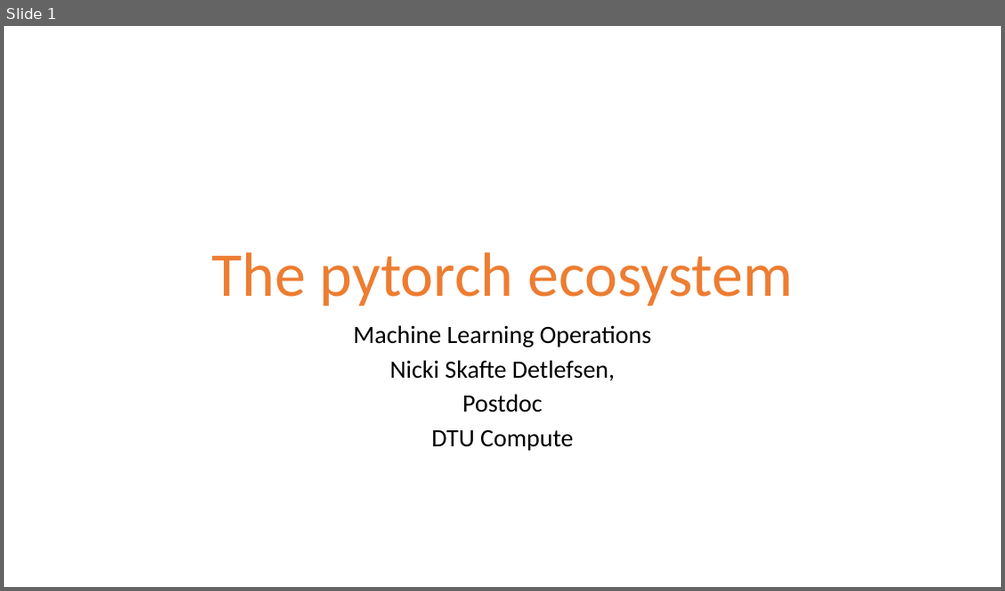
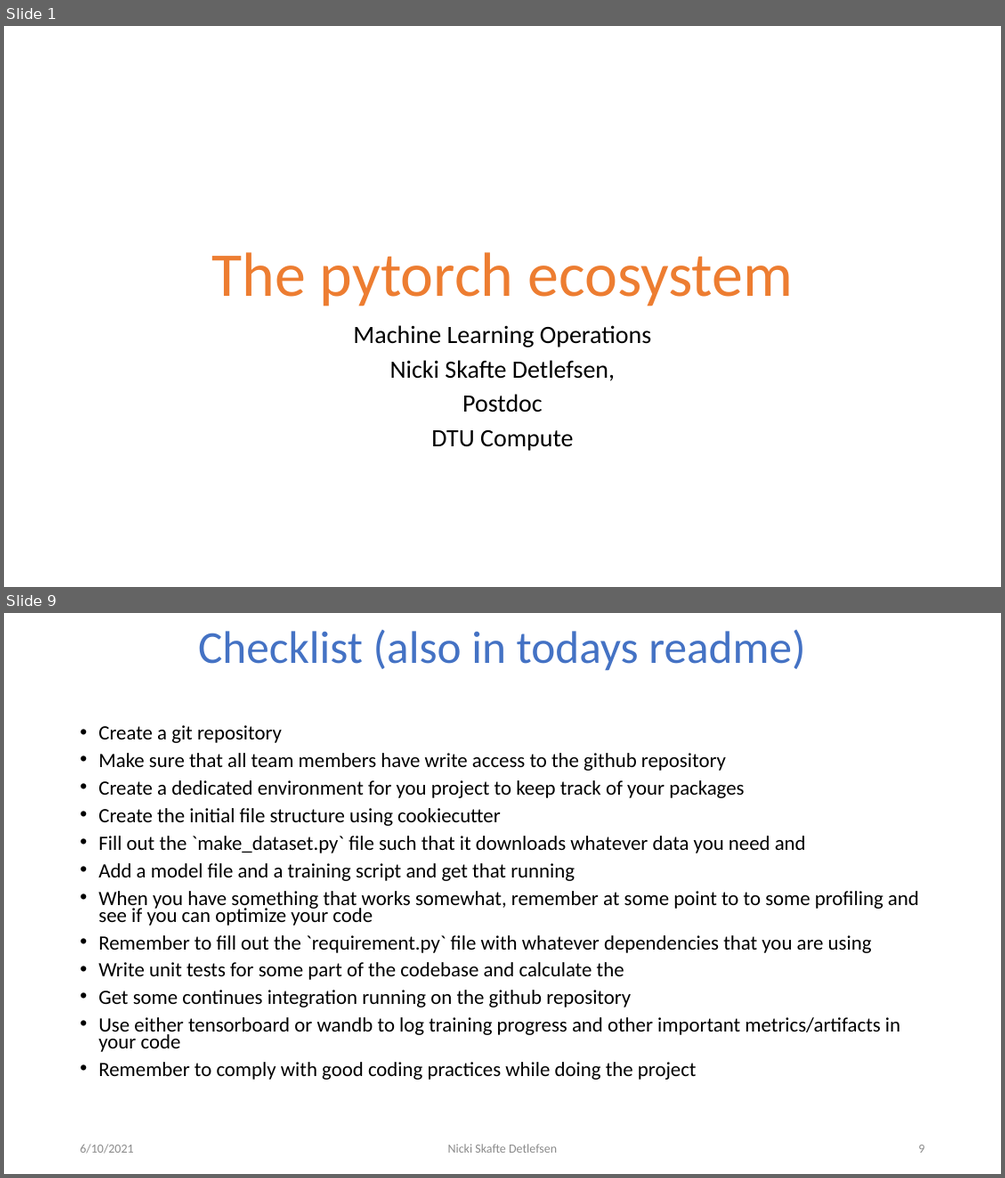
Before and after one commit to DeepEasterbunny/dtu_mlops, a slide deck: 05_project_overview/The_pytorch_ecosystem.pptx. Shown one above the other, each under a label of ours: slide 1 before the commit, slides 1 and 9 after it; the slides between them are not shown. The pictures are 1005x591 and 1005x1178 pixels, drawn with LibreOffice and Linux fonts; fonts in the diff are those of the drawing; background and template pictures are left out. Boxes give left, top, right and bottom in pixels: in the first picture for what was removed or moved away, otherwise in the second. Text is boxed around its words. In the diff, an @@ line names an element or a change of style, - is before the commit and + after.

```diff
--- a/05_project_overview/The_pytorch_ecosystem.pptx
+++ b/05_project_overview/The_pytorch_ecosystem.pptx
@@ slide 9 added at box(4, 613, 1001, 1174), background #FFFFFF @@
@@ title added at box(198, 630, 805, 671), 44 pt, text #4472C4 @@
+Checklist (also in todays readme)
@@ text added at box(98, 725, 919, 1079), 19.6 pt, text #000000 @@
+• Create a git repository
+• Make sure that all team members have write access to the github repository
+• Create a dedicated environment for you project to keep track of your packages
+• Create the initial file structure using cookiecutter
+• Fill out the `make_dataset.py` file such that it downloads whatever data you need and
+• Add a model file and a training script and get that running
+• When you have something that works somewhat, remember at some point to to some profiling and see if you can optimize your code
+• Remember to fill out the `requirement.py` file with whatever dependencies that you are using
+• Write unit tests for some part of the codebase and calculate the
+• Get some continues integration running on the github repository
+• Use either tensorboard or wandb to log training progress and other important metrics/artifacts in your code
+• Remember to comply with good coding practices while doing the project
@@ text added at box(80, 1143, 133, 1153), 12 pt, text #8C8C8C @@
+6/10/2021
@@ text added at box(448, 1143, 557, 1152), 12 pt, text #8C8C8C @@
+Nicki Skafte Detlefsen
@@ page number added at box(918, 1144, 924, 1152), 12 pt, text #8C8C8C @@
+9
```
Also in this commit, not shown: 8 slides changed, 2 other slides added, 2 other files.
